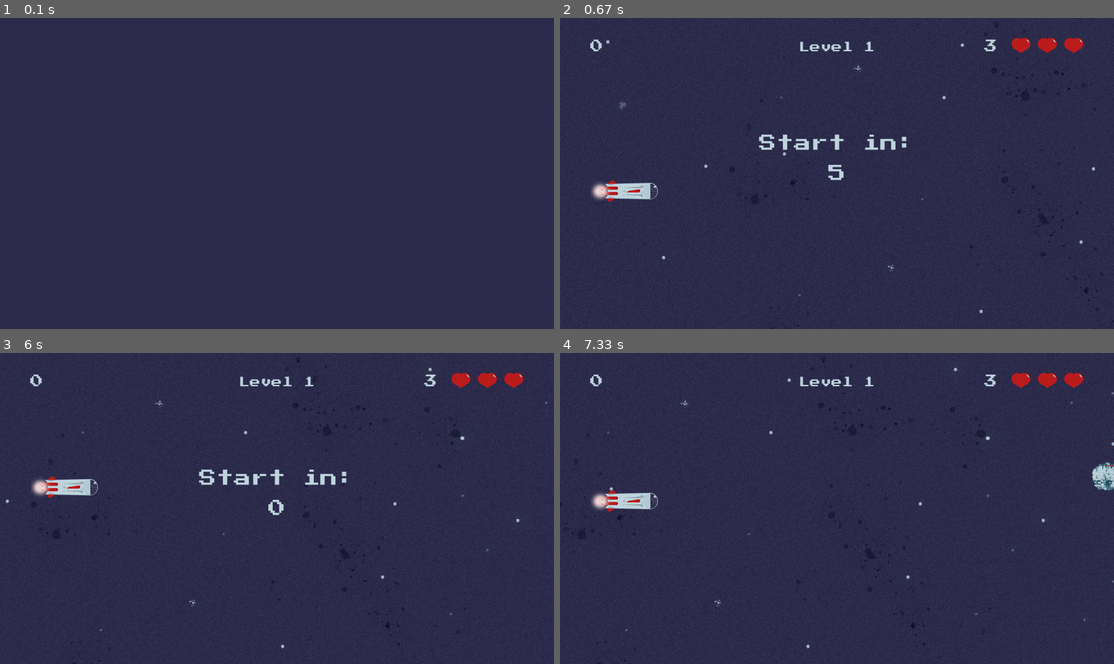
Above: before the commit, frames 1-4 (two rows, left to right).
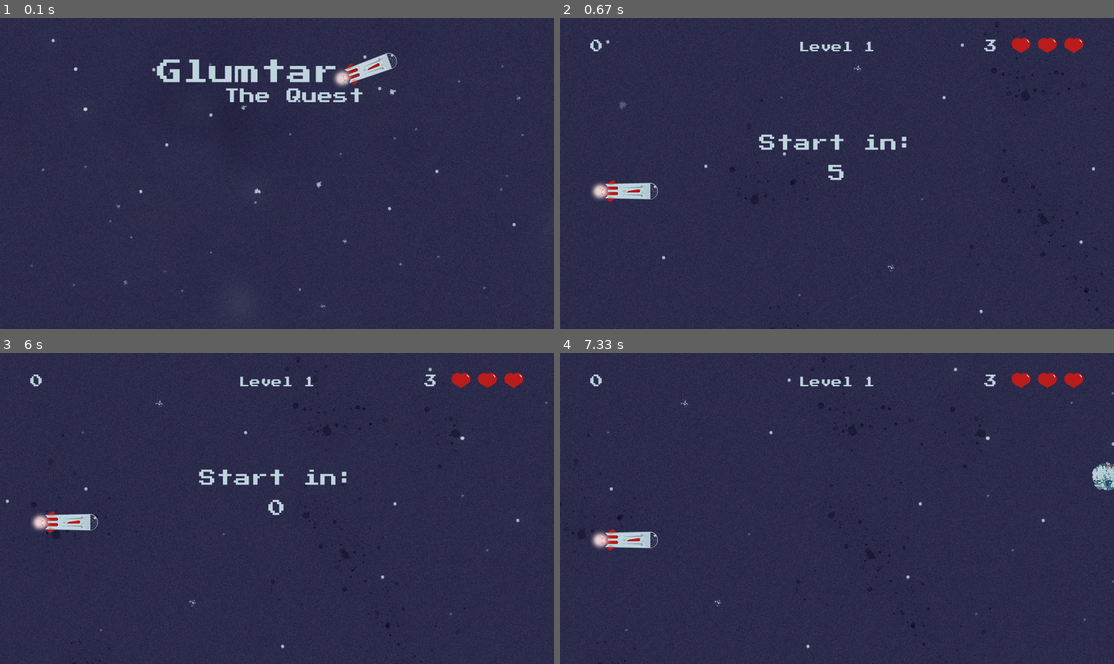
Above: after the commit, the same moments.

Repository: AdrianFSN/proyecto-final-pygame-quest
Game: pygame game, started from main.py
Same seed, same stepped clock (60 frames per second), same inputs: the game is played once before the commit and once after it.
Inputs:
- Up to frame 1 (0.1 s): no input
- Up to frame 2 (0.67 s): tap Space at 0.33 s
- Up to frame 3 (6 s): hold Up from 5.67 s (still down); tap Space at 5.73 s
- Up to frame 4 (7.33 s): tap Space at 6.03, 6.23, 6.63, 6.97, 7.3 s; release Up at 6.13 s; hold Down 6.17-6.53 s; hold Up 6.57-6.87 s; hold Down 6.9-7.2 s; hold Up from 7.23 s (still down)

The runs differ from the first frame. In frame 1, 2.3% of the frame differs, in the area x 5-95%, y 6-94%; in frame 2, nothing differs; in frame 3, 1.2%; in frame 4, 1.2%.

Commit message:
feat: primeros settings pantalla de inicio

Diff:
--- a/glumtar/__init__.py
+++ b/glumtar/__init__.py
@@ -1,7 +1,7 @@
 # Animations
 ANIMATION_FRAMES = 61  # Animations should have 60 frames
 FRAMES_SPEED = 1
-BG_SCROLL_SPEED = 12  # Should be 1. Increase only for testing purposes.
+BG_SCROLL_SPEED = 1  # Should be 1. Increase only for testing purposes.
 
 # Colors palette RGB
 COLUMBIA_BLUE = (192, 214, 223)
--- a/glumtar/scenes.py
+++ b/glumtar/scenes.py
@@ -19,20 +19,54 @@
 class FrontPage(Scene):
     def __init__(self, screen):
         super().__init__(screen)
-
-    def mainLoop(self):
-        super().mainLoop()
-        exit = False
-        while not exit:
-            for event in pygame.event.get():
-                if event.type == pygame.QUIT:
-                    return True
-                if event.type == pygame.KEYDOWN and event.key == pygame.K_SPACE:
-                    exit = True
-            self.screen.fill(SPACE_CADET)
-            pygame.display.flip()
-
-        return False
+        self.bg_index = 1
+        self.bg_front_route = os.path.join(
+            'glumtar', 'resources', 'images', f'BG_front_page{self.bg_index}.jpg')
+        self.bg_front = pygame.image.load(self.bg_front_route)
+        self.bg_front_X = 0
+        self.bg_front_Y = 0
+
+        logo_route = os.path.join(
+            'glumtar', 'resources', 'images', 'glumtar_logo.png')
+        self.logo = pygame.image.load(logo_route)
+        self.logo_X = (WIDTH - self.logo.get_width())/2
+        self.logo_Y = TOP_MARGIN_LIMIT
+
+        self.activate_stars = pygame.USEREVENT + 5
+        pygame.time.set_timer(self.activate_stars, 1500)
+
+    def mainLoop(self):
+        super().mainLoop()
+        exit = False
+        while not exit:
+            for event in pygame.event.get():
+                if event.type == pygame.QUIT:
+                    return True
+                if event.type == pygame.KEYDOWN and event.key == pygame.K_SPACE:
+                    exit = True
+                if event.type == pygame.USEREVENT + 5:
+                    self.animate_stars()
+                    # self.screen.blit(
+                    #    self.bg_front, (self.bg_front_X, self.bg_front_Y))
+
+            # self.screen.fill(SPACE_CADET)
+            self.bg_front_route = os.path.join(
+                'glumtar', 'resources', 'images', f'BG_front_page{self.bg_index}.jpg')
+            self.screen.blit(self.bg_front, (self.bg_front_X, self.bg_front_Y))
+            self.screen.blit(self.logo, (self.logo_X, self.logo_Y))
+            pygame.display.flip()
+
+        return False
+
+    def animate_stars(self):
+        if self.bg_index == 1:
+            self.bg_index = 2
+            # return self.bg_index
+        elif self.bg_index == 2:
+            self.bg_index = 1
+        print(f'Esto es el bg index {self.bg_index}')
+        print(f'Esto es el bg route {self.bg_front_route}')
+        return self.bg_index
 
 
 class MatchLevel1(Scene):
@@ -45,14 +79,11 @@
         self.background_posY = 0
 
         self.scoreboard = scoreboard
-        # self.scoreboard = Scoreboard()
         self.lives_counter = livescounter
-        # self.lives_counter = LivesCounter()
 
         self.bg_scroll = ScrollBG(DEFAULT_BG_SCROLL)
         self.set_bg_scroll = DEFAULT_BG_SCROLL
         self.player = player
-        # self.player = Ship()
 
         self.trigger_meteorite = pygame.USEREVENT + 1
         pygame.time.set_timer(self.trigger_meteorite, METEO_FREQUENCY_LEVEL1)
@@ -84,12 +115,10 @@
         super().mainLoop()
         exit = False
         # stop_bg_scroll = False
-        # trigger_ship = False
         countdown_active = True
         end_game = False
         activate_explosion = False
         initialize_ship_costume = False
-        # allow_ship_update = True
 
         while not exit:
             self.clock.tick(FPS)
@@ -145,6 +174,7 @@
                 self.countdown.add_countdown_title()
                 self.allow_collisions = False
                 self.allow_points = False
+                self.player.reset_ship_costume()
 
                 if self.countdown.counter < self.countdown.stop:
                     countdown_active = False
@@ -265,6 +295,7 @@
         exit = False
         while not exit:
             self.clock.tick(FPS)
+            self.paint_background(self.background_posX, self.background_posY)
             for event in pygame.event.get():
                 if event.type == pygame.QUIT:
                     return True
Binary file added: glumtar/resources/images/BG_front_page1.jpg
Binary file added: glumtar/resources/images/BG_frontpage2.jpg
Binary file added: glumtar/resources/images/glumtar_logo.png
